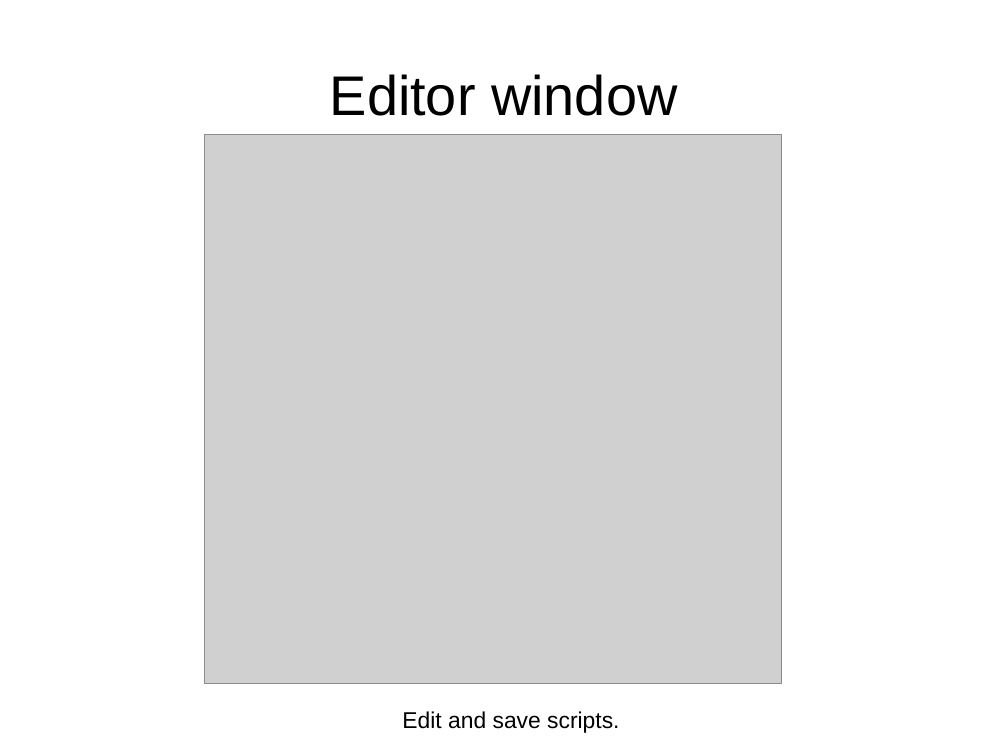
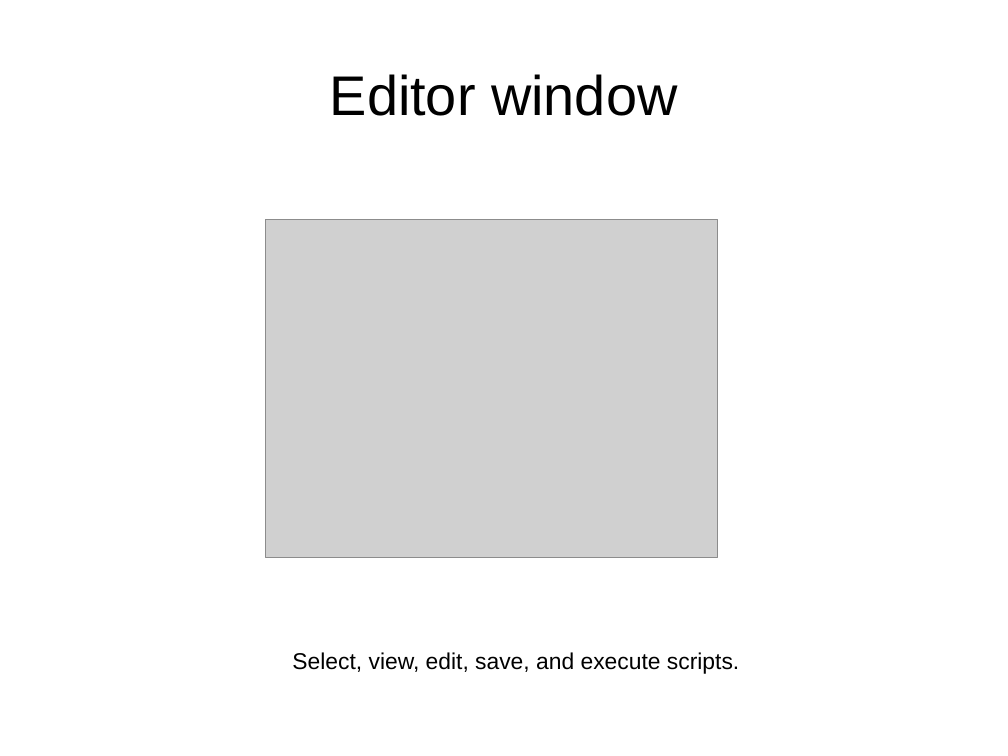
Before and after one commit to ubccr/hsws, a slide deck: slide 5 of slides/RStudio-basics.odp (slide 4 before the commit). Drawn at 1008x756 pixels with LibreOffice and Linux fonts; fonts in the diff are those of the drawing; grey boxes stand for pictures. Boxes give left, top, right and bottom in pixels: in the first picture for what was removed or moved away, otherwise in the second. Text is boxed around its words. In the diff, an @@ line names an element or a change of style, - is before the commit and + after.

```diff
--- a/slides/RStudio-basics.odp
+++ b/slides/RStudio-basics.odp
@@ picture: place and size @@
-picture at (205, 134, 782, 683)
+picture at (265, 220, 718, 558)
@@ text at (292, 652, 739, 674): text changed @@
-Edit and save scripts.
+Select, view, edit, save, and execute scripts.
```
Also in this commit, not shown: 7 other slides changed, 7 slides added, 1 slide removed, 10 other files.
